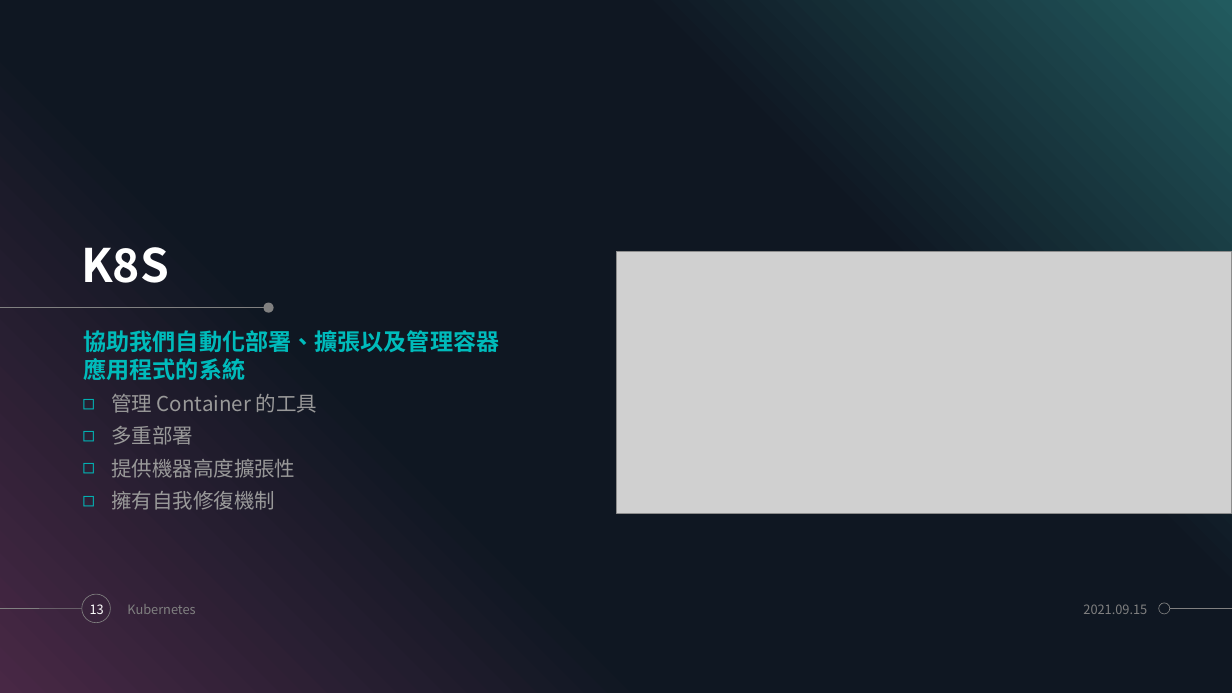
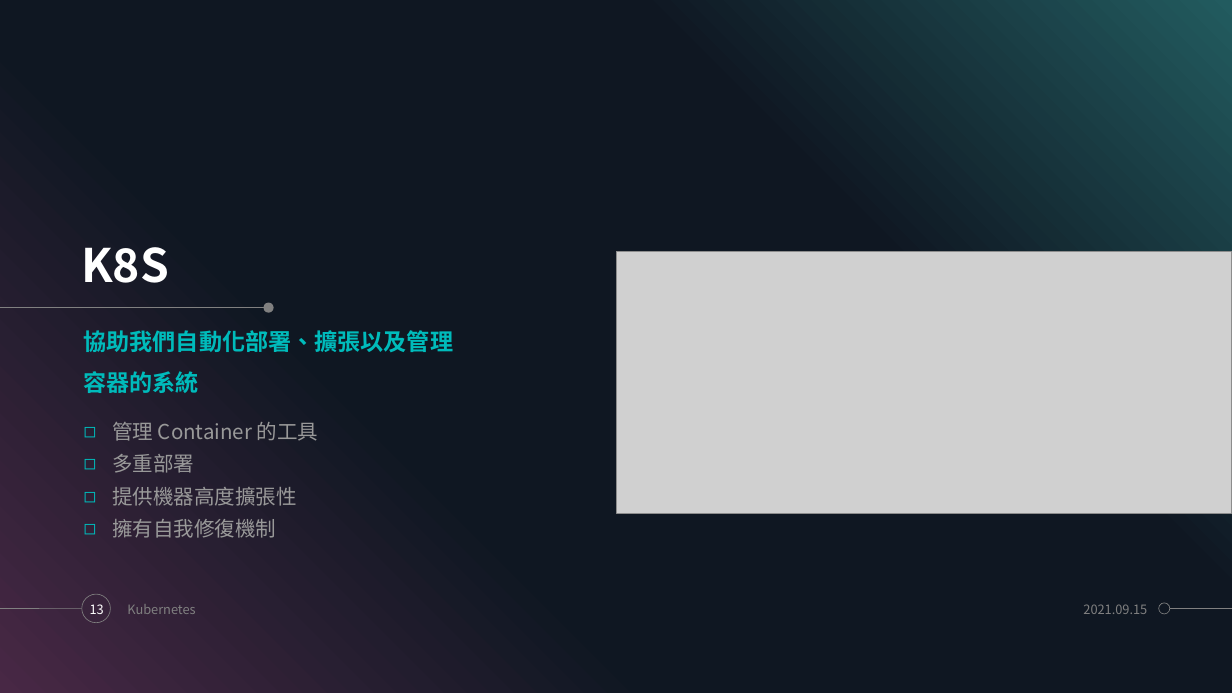
Before and after one commit to rvit2/learning_k8s, a slide deck: slide 13 of Docker & Kubernetes.pptm. Drawn at 1232x693 pixels with LibreOffice and Linux fonts; fonts in the diff are those of the drawing; grey boxes stand for pictures. Boxes give left, top, right and bottom in pixels: in the first picture for what was removed or moved away, otherwise in the second. Text is boxed around its words. In the diff, an @@ line names an element or a change of style, - is before the commit and + after.

```diff
--- a/Docker & Kubernetes.pptm
+++ b/Docker & Kubernetes.pptm
@@ text at box(84, 330, 454, 393): text changed @@
-協助我們自動化部署、擴張以及管理容器應用程式的系統
+協助我們自動化部署、擴張以及管理
+容器的系統
@@ text "管理 Container 的工具": place and size @@
-text "管理 Container 的工具" at box(111, 394, 317, 510)
+text "管理 Container 的工具" at box(112, 422, 318, 538)
```
Also in this commit, not shown: 2 other slides changed.
